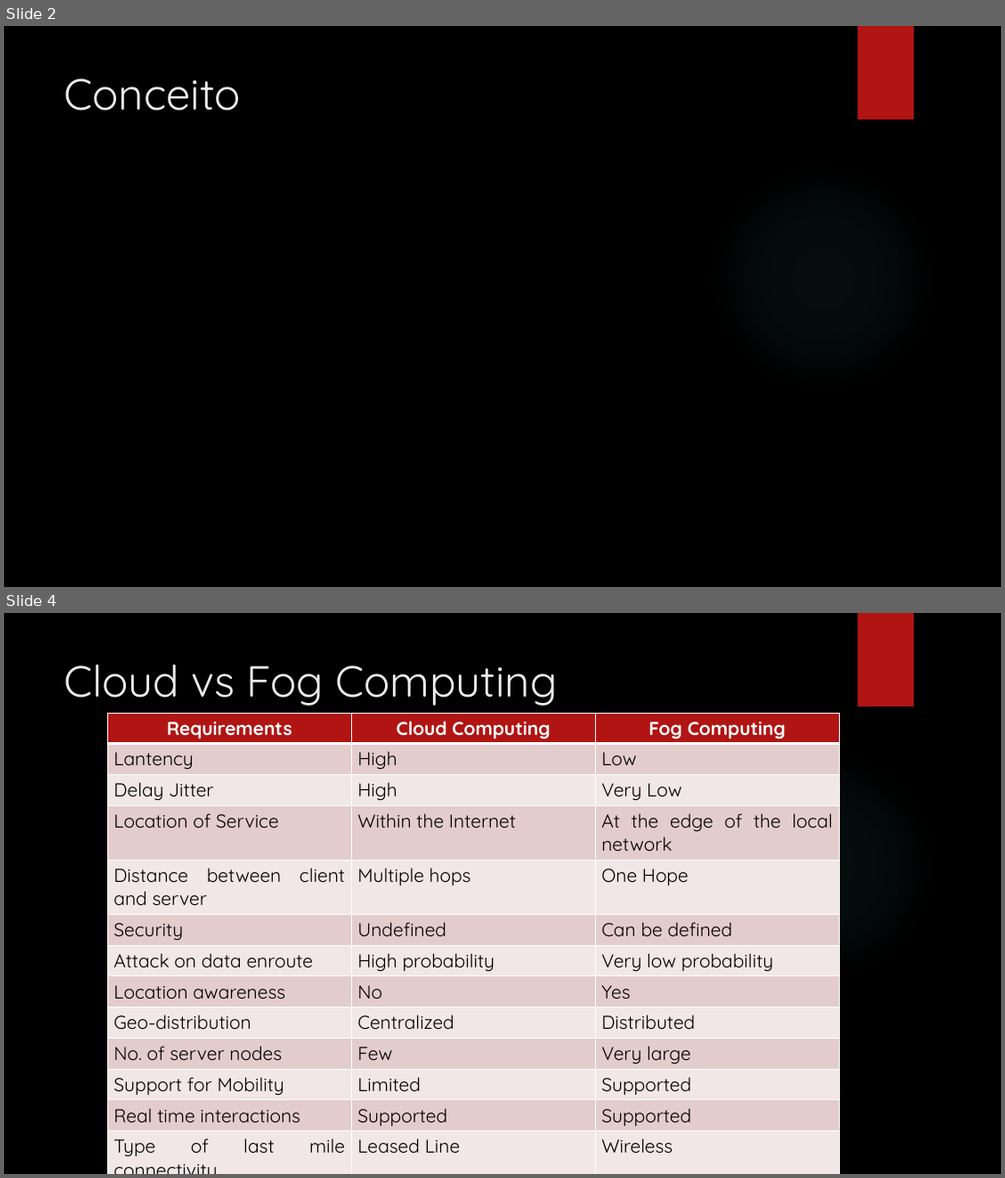
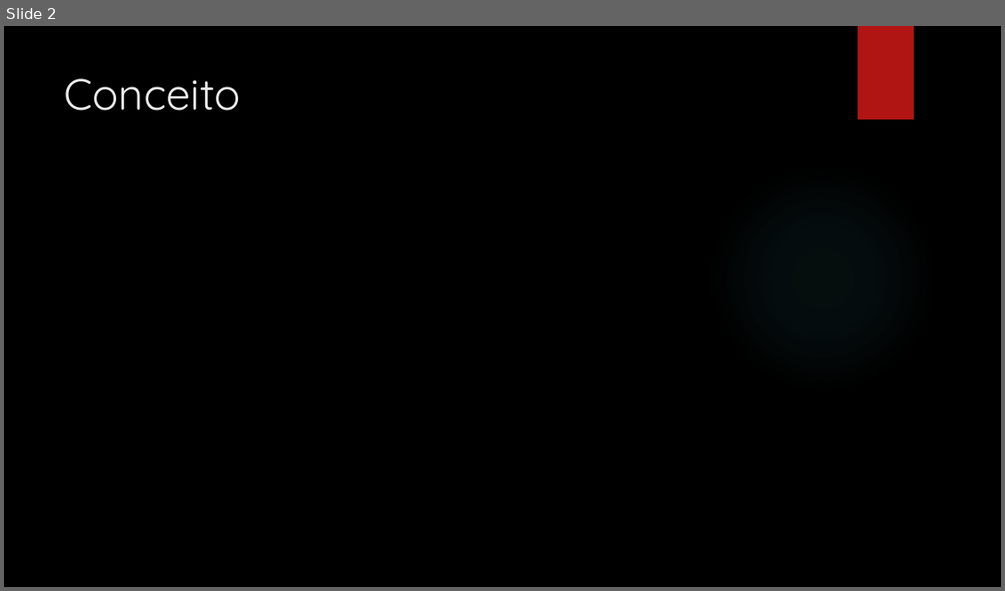
Before and after one commit to SephirothZX/AOC_2017_JPTB_FogComputing, a slide deck: Fog Computing.pptx. Shown one above the other, each under a label of ours: slides 2 and 4 before the commit, slide 2 after it; the slides between them are not shown. The pictures are 1005x1178 and 1005x591 pixels, drawn with LibreOffice and Linux fonts; fonts in the diff are those of the drawing; background and template pictures are left out. Boxes give left, top, right and bottom in pixels: in the first picture for what was removed or moved away, otherwise in the second. Text is boxed around its words. In the diff, an @@ line names an element or a change of style, - is before the commit and + after.

```diff
--- a/Fog Computing.pptx
+++ b/Fog Computing.pptx
@@ slide 4 removed at <box>4,613,1001,1174</box>, background picture (left out); not listed: 2 template elements that a slide beside it also shows @@
@@ title removed at <box>65,664,557,706</box> @@
-Cloud vs Fog Computing
@@ table removed at <box>107,713,839,1173</box>, 13 rows, 3 columns @@
-Requirements | Cloud Computing | Fog Computing
-Lantency | High | Low
-Delay Jitter | High | Very Low
-Location of Service | Within the Internet | At the edge of the local network
-Distance between client and server | Multiple hops | One Hope
-Security | Undefined | Can be defined
-Attack on data enroute | High probability | Very low probability
-Location awareness | No | Yes
-Geo-distribution | Centralized | Distributed
-No. of server nodes | Few | Very large
-Support for Mobility | Limited | Supported
-Real time interactions | Supported | Supported
-Type of last mile connectivity | Leased Line | Wireless
```
Also in this commit, not shown: 3 slides added, 2 other slides removed.
